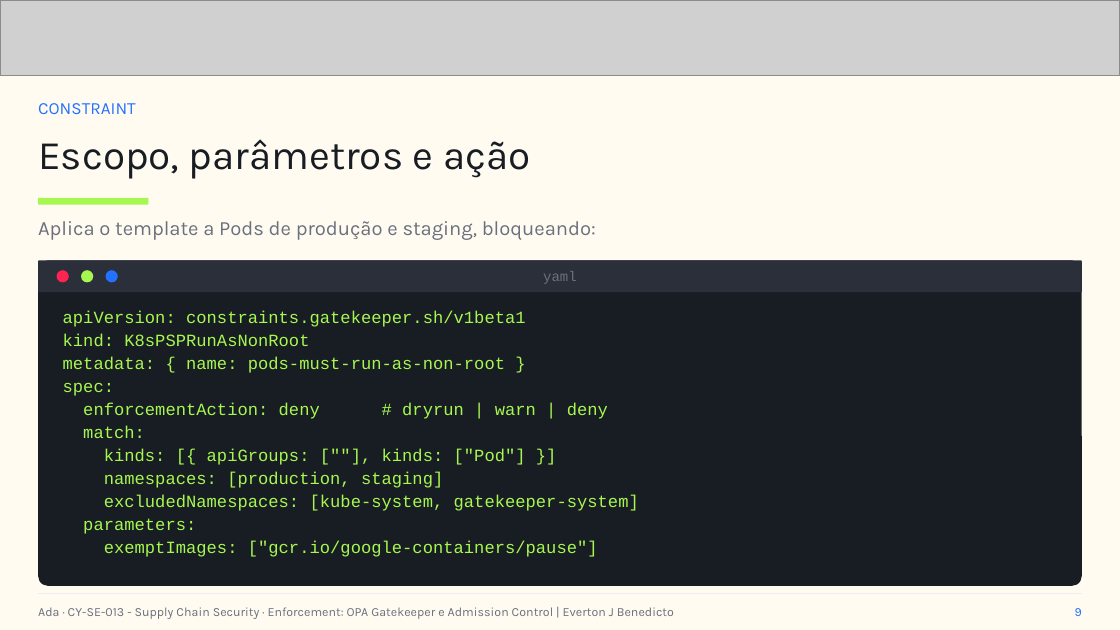
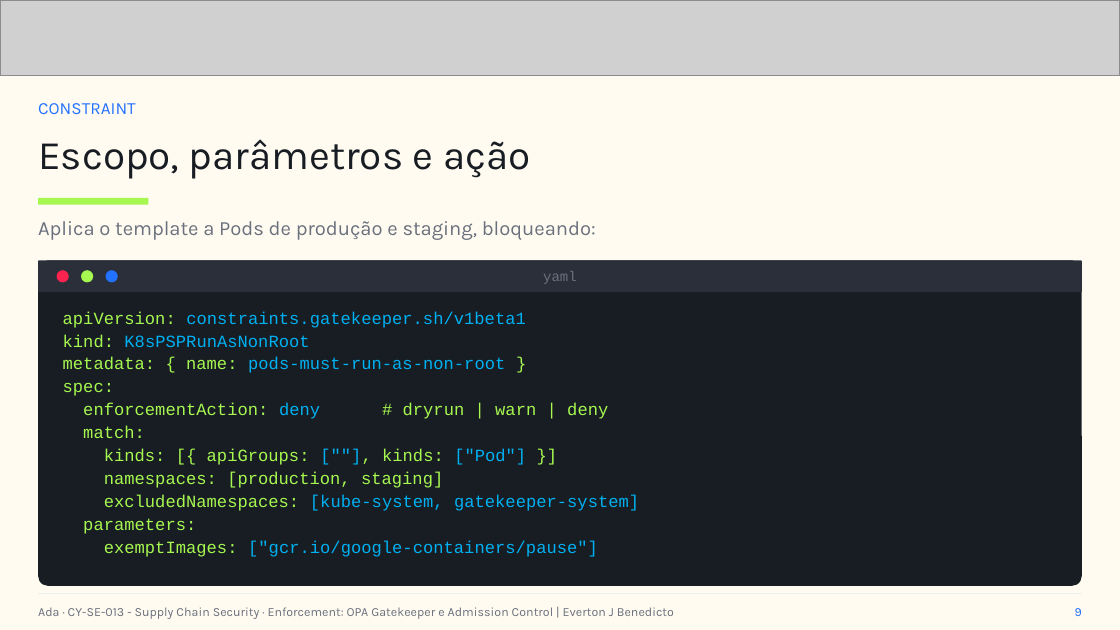
Before and after one commit to everton-dev/AdaTech.Aulas, a slide deck: slide 9 of CY-SE-013 - Supply Chain Security/slides/Aula_03_Enforcement_OPA_Gatekeeper_e_Admission_Control.pptx. Drawn at 1120x630 pixels with LibreOffice and Linux fonts; fonts in the diff are those of the drawing; grey boxes stand for pictures. Boxes give left, top, right and bottom in pixels: in the first picture for what was removed or moved away, otherwise in the second. Text is boxed around its words. In the diff, an @@ line names an element or a change of style, - is before the commit and + after.

```diff
--- a/CY-SE-013 - Supply Chain Security/slides/Aula_03_Enforcement_OPA_Gatekeeper_e_Admission_Control.pptx
+++ b/CY-SE-013 - Supply Chain Security/slides/Aula_03_Enforcement_OPA_Gatekeeper_e_Admission_Control.pptx
@@ text at (63, 311, 639, 557): text colour #A6F750 to #00B0F0 in "constraints.gatekeeper.sh/v1beta1", "K8sPSPRunAsNonRoot", "pods-must-run-as-non-root", "deny" and 3 more places @@
```
Also in this commit, not shown: 6 other slides changed, 10 other files.
